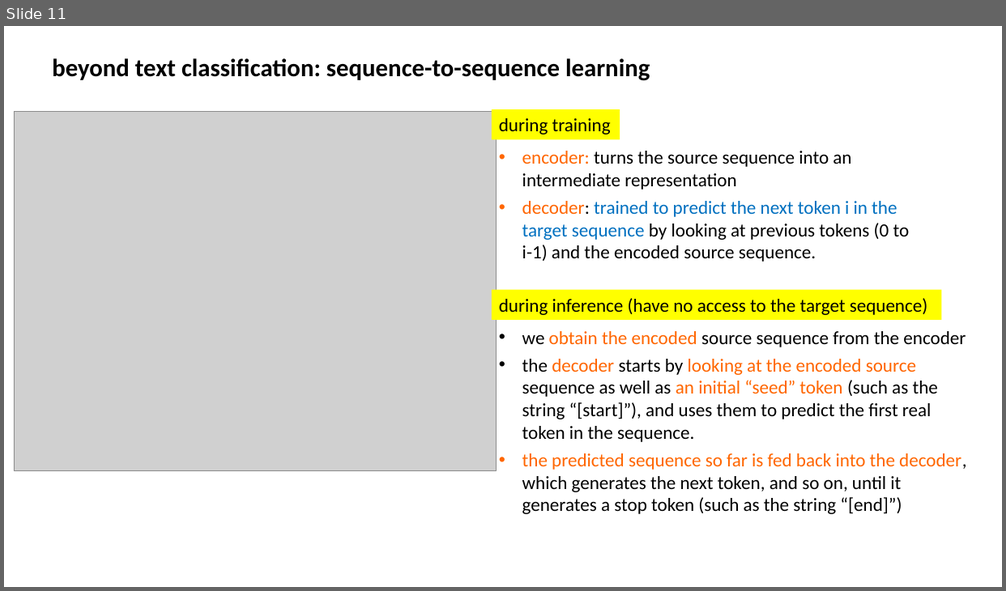
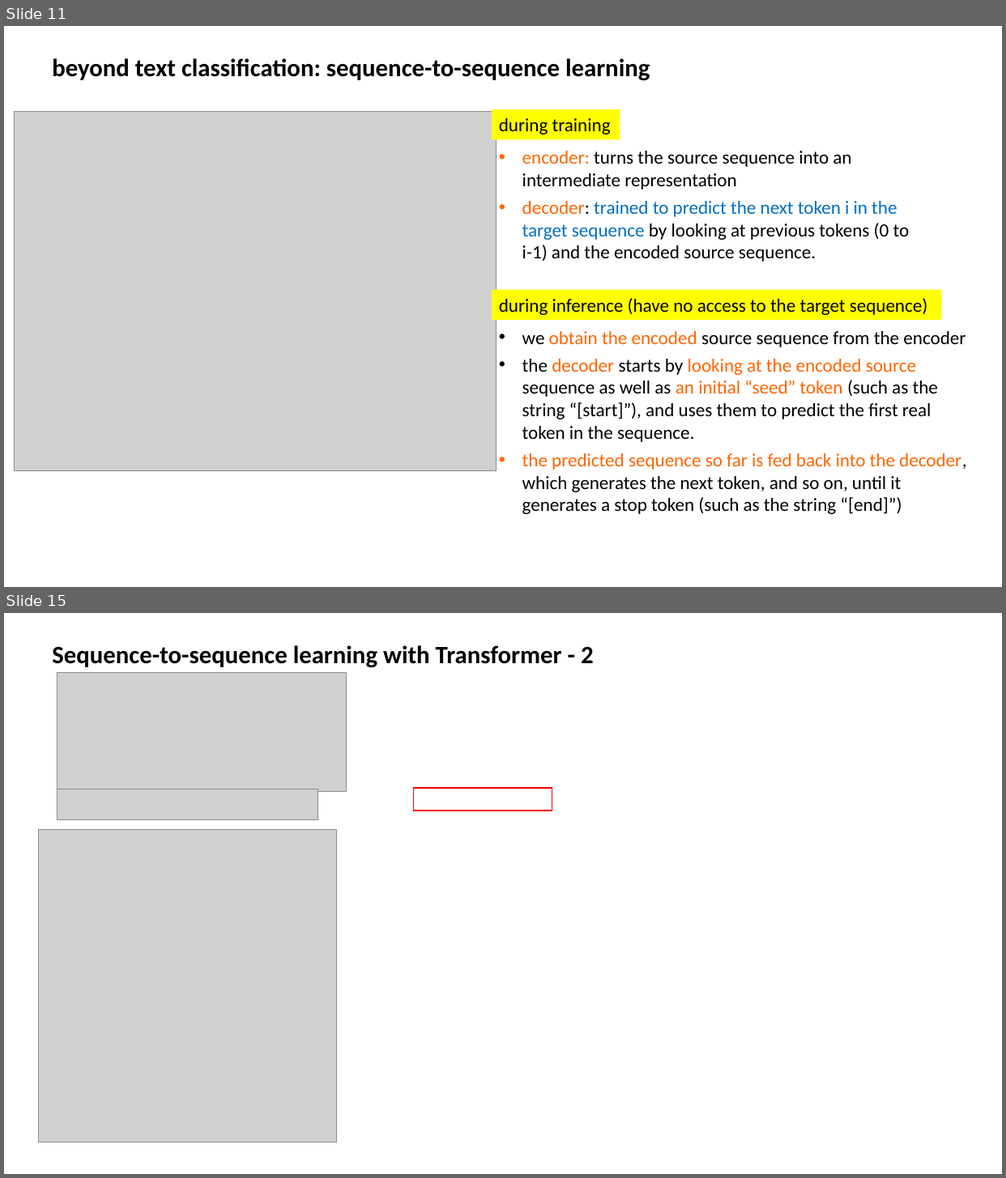
Before and after one commit to yuzhangd/dp_with_python, a slide deck: deep learning for text.pptx. Shown one above the other, each under a label of ours: slide 11 before the commit, slides 11 and 15 after it; the slides between them are not shown. The pictures are 1006x591 and 1006x1178 pixels, drawn with LibreOffice and Linux fonts; fonts in the diff are those of the drawing; grey boxes stand for pictures. Boxes give left, top, right and bottom in pixels: in the first picture for what was removed or moved away, otherwise in the second. Text is boxed around its words. In the diff, an @@ line names an element or a change of style, - is before the commit and + after.

```diff
--- a/deep learning for text.pptx
+++ b/deep learning for text.pptx
@@ slide 15 added at <box>4,613,1002,1174</box>, background #FFFFFF @@
@@ text added at <box>52,645,594,668</box>, 24 pt, text #000000, bold @@
+Sequence-to-sequence learning with Transformer - 2
@@ picture added at <box>57,673,346,792</box> @@
@@ picture added at <box>57,789,318,820</box> @@
@@ rectangle added at <box>414,788,552,811</box>, outline #FF0000 1 pt @@
@@ picture added at <box>39,829,337,1142</box> @@
```
Also in this commit, not shown: 1 slide changed, 2 other slides added, 2 slides removed.
